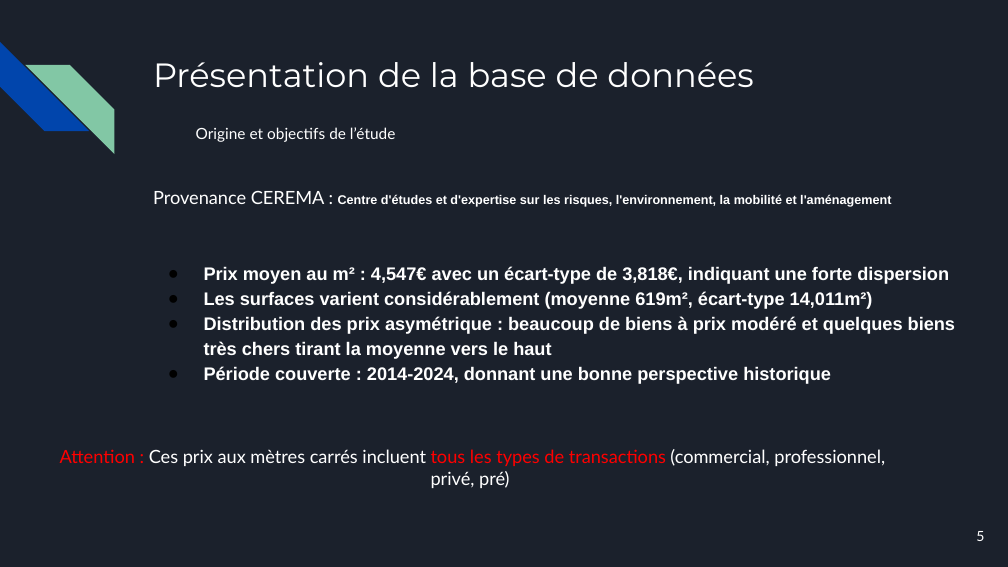
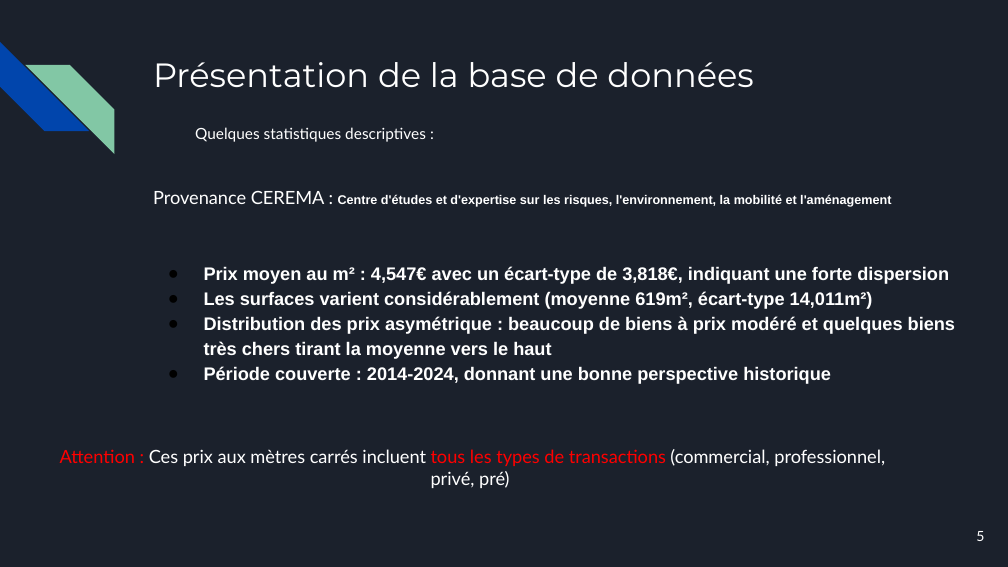
Before and after one commit to Papushkado/Real-Estate-predictions, a slide deck: slide 5 of Machine_Learning_ISUP.pptx. Drawn at 1008x567 pixels with LibreOffice and Linux fonts; fonts in the diff are those of the drawing. Boxes give left, top, right and bottom in pixels: in the first picture for what was removed or moved away, otherwise in the second. Text is boxed around its words. In the diff, an @@ line names an element or a change of style, - is before the commit and + after.

```diff
--- a/Machine_Learning_ISUP.pptx
+++ b/Machine_Learning_ISUP.pptx
@@ text at (195, 127, 426, 142): text changed @@
-Origine et objectifs de l’étude
+Quelques statistiques descriptives :
```
Also in this commit, not shown: 2 other slides changed, 3 slides added, 1 slide removed, 1 other file.
